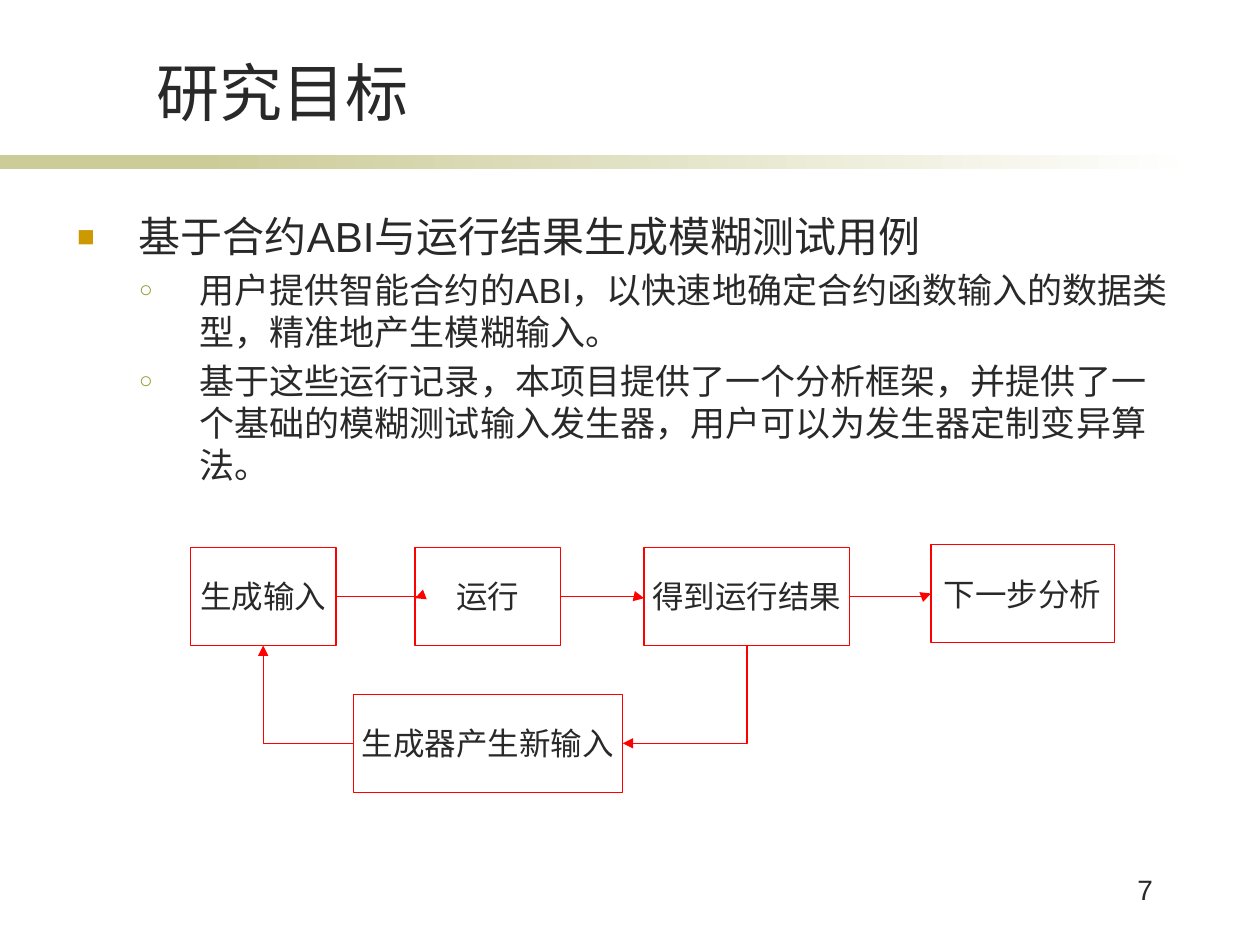
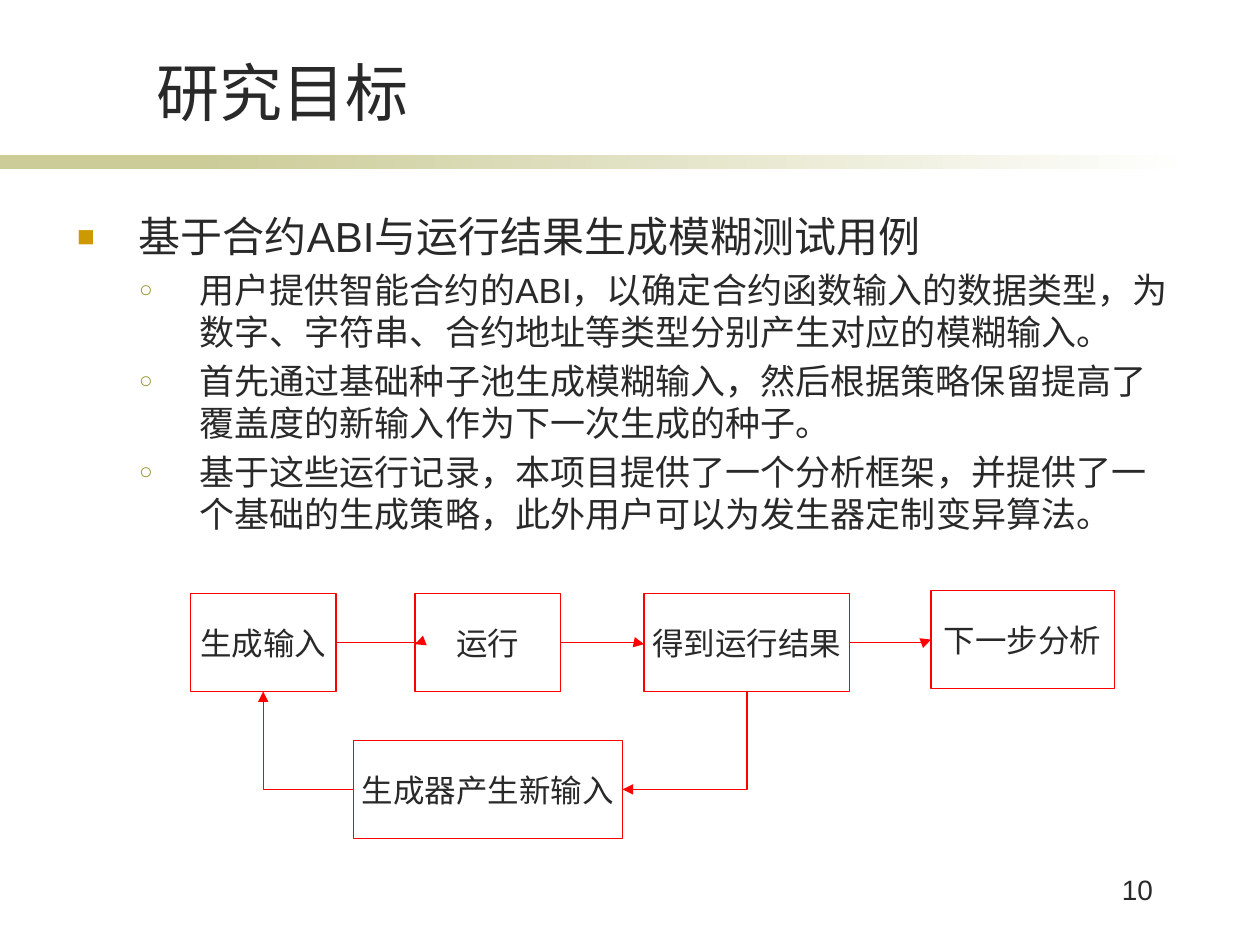
Before and after one commit to Chirachiino/ChainHacker, a slide deck: slide 10 of pre.pptx (slide 7 before the commit). Drawn at 1260x945 pixels with LibreOffice and Linux fonts; fonts in the diff are those of the drawing; background and template pictures are left out. Boxes give left, top, right and bottom in pixels: in the first picture for what was removed or moved away, otherwise in the second. Text is boxed around its words. In the diff, an @@ line names an element or a change of style, - is before the commit and + after.

```diff
--- a/pre.pptx
+++ b/pre.pptx
@@ text at bbox=[200, 273, 1168, 531]: text changed @@
-  ○ 用户提供智能合约的ABI，以快速地确定合约函数输入的数据类型，精准地产生模糊输入。
-  ○ 基于这些运行记录，本项目提供了一个分析框架，并提供了一个基础的模糊测试输入发生器，用户可以为发生器定制变异算法。
+  ○ 用户提供智能合约的ABI，以确定合约函数输入的数据类型，为数字、字符串、合约地址等类型分别产生对应的模糊输入。
+  ○ 首先通过基础种子池生成模糊输入，然后根据策略保留提高了覆盖度的新输入作为下一次生成的种子。
+  ○ 基于这些运行记录，本项目提供了一个分析框架，并提供了一个基础的生成策略，此外用户可以为发生器定制变异算法。
@@ 5 rectangles, 5 elbow arrows: place and size @@
-5 rectangles, 5 elbow arrows at bbox=[190, 544, 1115, 793]
+5 rectangles, 5 elbow arrows at bbox=[190, 591, 1115, 839]
@@ page number at bbox=[1122, 880, 1153, 901]: text changed @@
-7
+10
```
Also in this commit, not shown: 11 other slides changed, 17 slides added, 2 slides removed, 9 other files.
